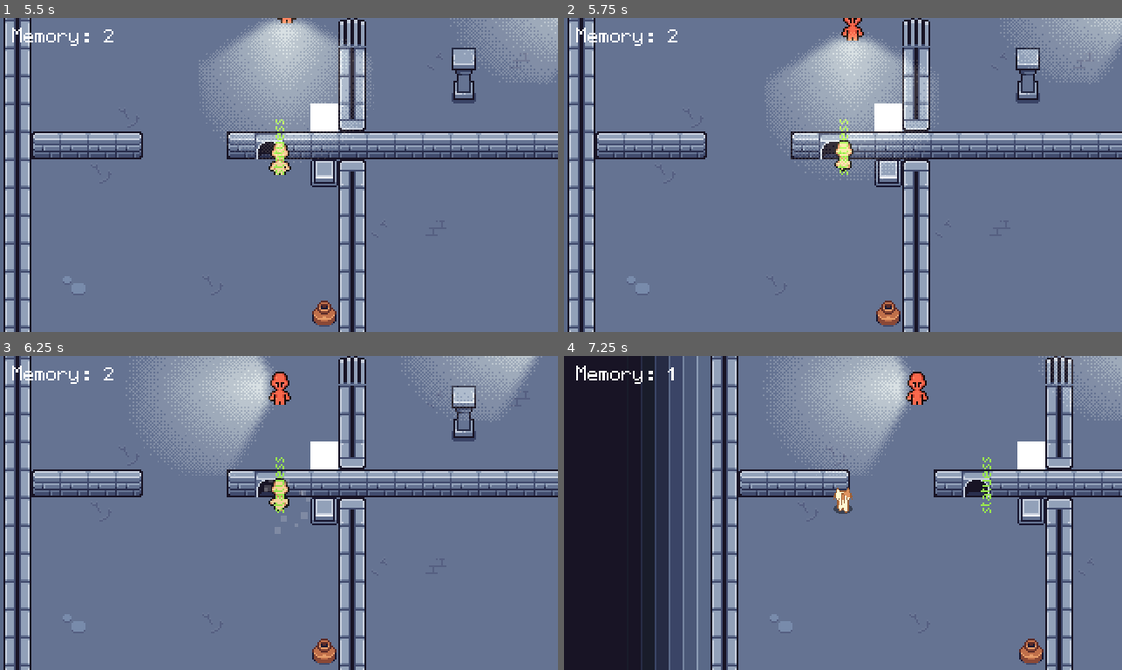
Above: before the commit, frames 1-4 (two rows, left to right).
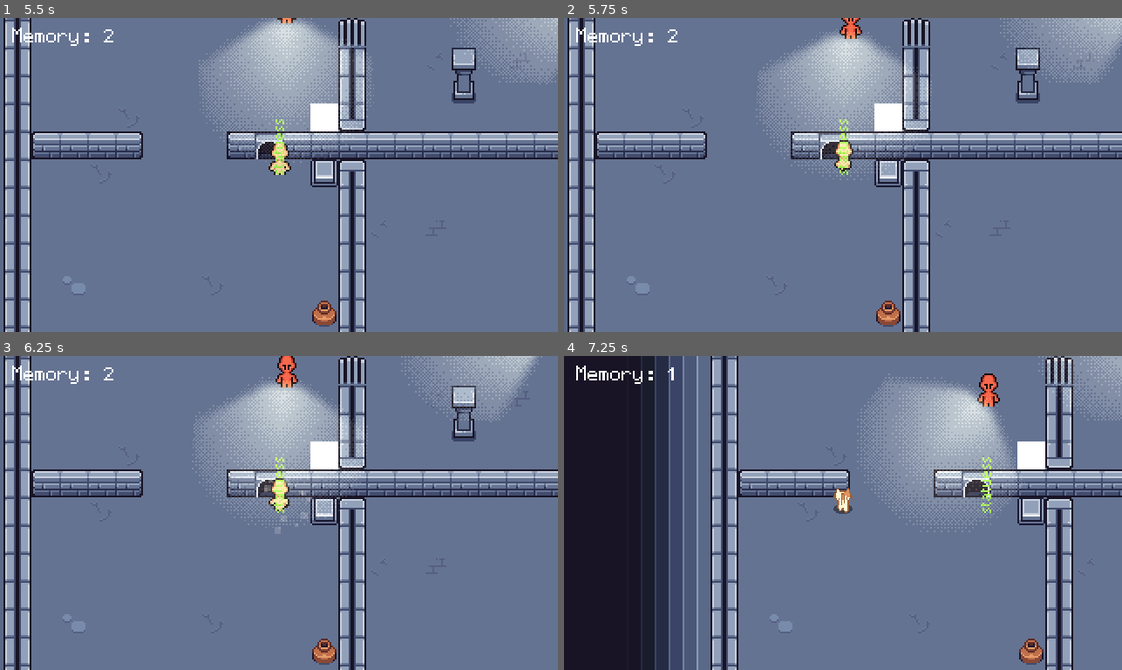
Above: after the commit, the same moments.

Repository: FastEverLast/testgame
Game: Godot game, scene res://scenes/ui/menu/main_menu.tscn
Two runs of this game, one before a commit and one after it. Both use one fixed random seed, a clock stepped at 60 frames per second and the inputs below.
Inputs (mouse positions are in pixels of both pictures, inside the frame that each line leads up to):
- Up to frame 1 (5.5 s): click "Start Game" at 0.5 s; move the mouse to (306, 175) at 1.27 s; hold 1 (form_base) 1.28-2.03 s; hold W (move_up) from 1.28 s (still down); move the mouse to (251, 175) at 2.02 s; tap 3 (form_cat) at 2.1 s; tap Enter at 2.75 s; move the mouse to (290, 168) at 2.77 s; hold 2 (form_guard) 2.78-3.53 s; move the mouse to (273, 181) at 3.52 s; tap 4 (form_statue) at 3.6 s; move the mouse to (323, 178) at 4.27 s; hold E (interact) 4.28-5.03 s; move the mouse to (234, 171) at 5.02 s; tap Shift (wheel_open) at 5.1 s
- Up to frame 2 (5.75 s): keep holding W (move_up)
- Up to frame 3 (6.25 s): keep holding W (move_up); move the mouse to (284, 513) at 5.77 s; hold 1 (form_base) from 5.78 s (still down)
- Up to frame 4 (7.25 s): move the mouse to (820, 506) at 6.52 s; release W (move_up) at 6.53 s; release 1 (form_base) at 6.53 s; hold A (move_left) from 6.53 s (still down); tap 3 (form_cat) at 6.6 s; tap W (move_up) at 6.77 s

Frame 1 is identical in both runs. In frame 2, 2.5% of the frame differs, in the area x 34-68%, y 0-52%; in frame 3, 12%; in frame 4, 15%, in the area x 35-83%, y 0-57%.

Commit message:
Fixed collision bugs that gave godot a heart attack

Diff:
--- a/scenes/resources/level/vent/vent.tscn
+++ b/scenes/resources/level/vent/vent.tscn
@@ -59,7 +59,7 @@
 texture = SubResource("AtlasTexture_xpxyv")
 
 [node name="Polygon" type="StaticBody2D" parent="WallRight" unique_id=1165653462]
-collision_layer = 511
+collision_layer = 2
 
 [node name="CollisionPolygon2D" type="CollisionPolygon2D" parent="WallRight/Polygon" unique_id=1952199407]
 position = Vector2(8, -8)
@@ -80,7 +80,7 @@
 
 [node name="Polygon" type="StaticBody2D" parent="WallLeft" unique_id=170532485]
 rotation = 3.1415927
-collision_layer = 511
+collision_layer = 2
 
 [node name="CollisionPolygon2D" type="CollisionPolygon2D" parent="WallLeft/Polygon" unique_id=357251519]
 position = Vector2(8, -8)
Not shown, changed: assets/sprites/controlpanel/Controlpanel.png.import
